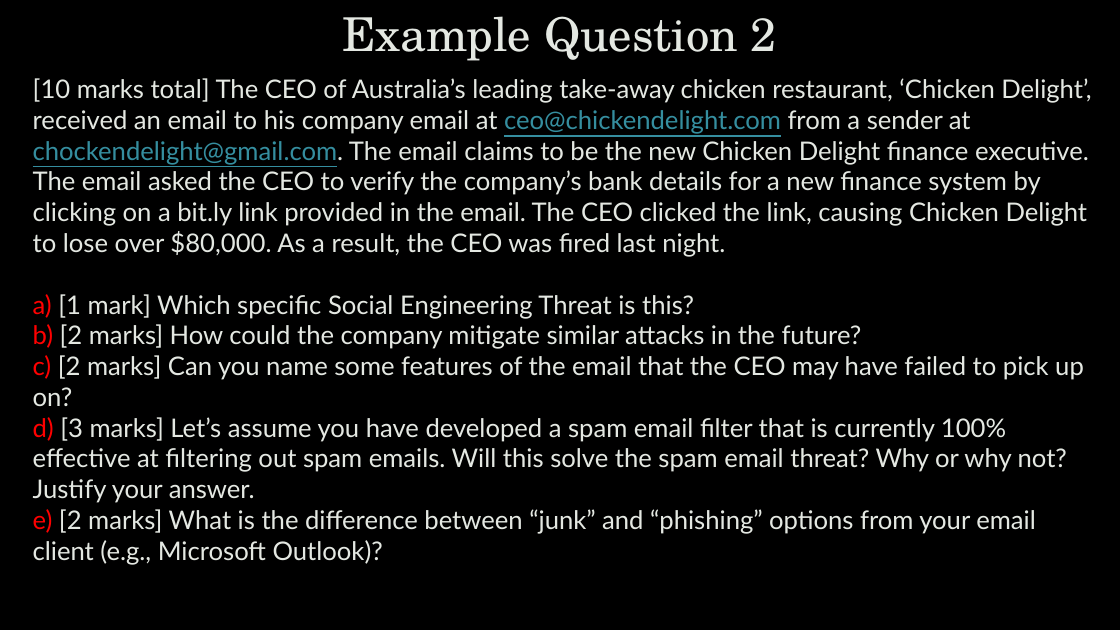
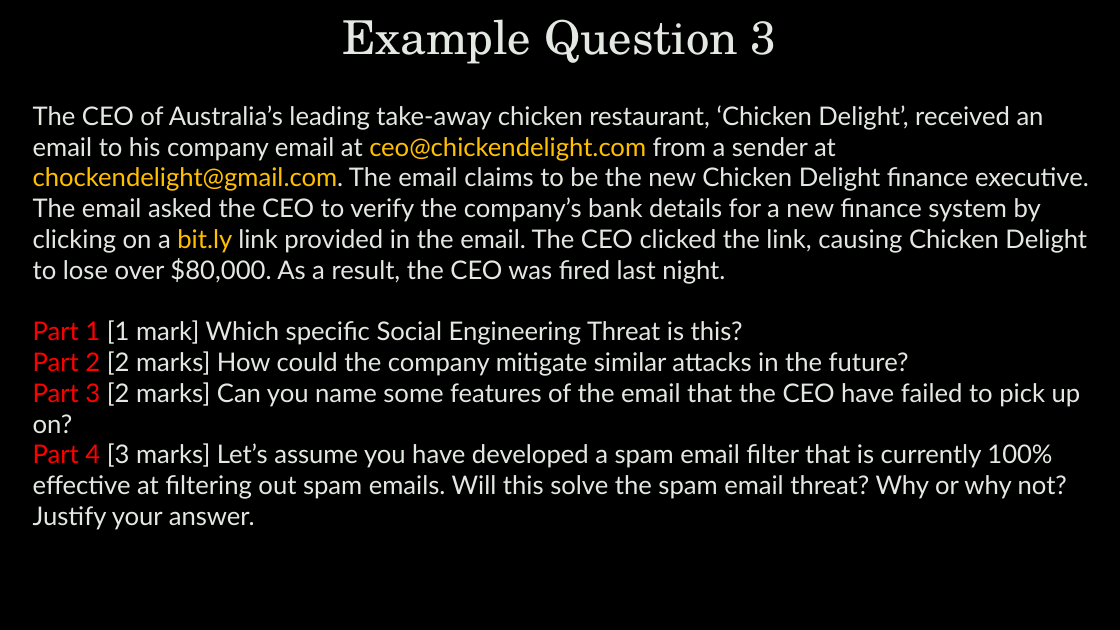
Before and after one commit to zhanyixinghua/cits1003, a slide deck: slide 22 of cits1003-lecture_slides/CITS1003-B ExamExampleQ-exercises.pptx (slide 23 before the commit). Drawn at 1120x630 pixels with LibreOffice and Linux fonts; fonts in the diff are those of the drawing; background and template pictures are left out. Boxes give left, top, right and bottom in pixels: in the first picture for what was removed or moved away, otherwise in the second. Text is boxed around its words. In the diff, an @@ line names an element or a change of style, - is before the commit and + after.

```diff
--- a/cits1003-lecture_slides/CITS1003-B ExamExampleQ-exercises.pptx
+++ b/cits1003-lecture_slides/CITS1003-B ExamExampleQ-exercises.pptx
@@ title at box(342, 19, 777, 64): text changed @@
-Example Question 2
+Example Question 3
@@ text at box(33, 105, 1089, 499): text changed @@
-[10 marks total] The CEO of Australia’s leading take-away chicken restaurant, ‘Chicken Delight’, received an email to his company email at ceo@chickendelight.com from a sender at chockendelight@gmail.com. The email claims to be the new Chicken Delight finance executive. The email asked the CEO to verify the company’s bank details for a new finance system by clicking on a bit.ly link provided in the email. The CEO clicked the link, causing Chicken Delight to lose over $80,000. As a result, the CEO was fired last night.
-a) [1 mark] Which specific Social Engineering Threat is this?
-b) [2 marks] How could the company mitigate similar attacks in the future?
-c) [2 marks] Can you name some features of the email that the CEO may have failed to pick up on?
-d) [3 marks] Let’s assume you have developed a spam email filter that is currently 100% effective at filtering out spam emails. Will this solve the spam email threat? Why or why not? Justify your answer.
-e) [2 marks] What is the difference between “junk” and “phishing” options from your email client (e.g., Microsoft Outlook)?
+The CEO of Australia’s leading take-away chicken restaurant, ‘Chicken Delight’, received an email to his company email at ceo@chickendelight.com from a sender at chockendelight@gmail.com. The email claims to be the new Chicken Delight finance executive. The email asked the CEO to verify the company’s bank details for a new finance system by clicking on a bit.ly link provided in the email. The CEO clicked the link, causing Chicken Delight to lose over $80,000. As a result, the CEO was fired last night.
+Part 1 [1 mark] Which specific Social Engineering Threat is this?
+Part 2 [2 marks] How could the company mitigate similar attacks in the future?
+Part 3 [2 marks] Can you name some features of the email that the CEO have failed to pick up on?
+Part 4 [3 marks] Let’s assume you have developed a spam email filter that is currently 100% effective at filtering out spam emails. Will this solve the spam email threat? Why or why not? Justify your answer.
```
Also in this commit, not shown: 33 other slides changed, 27 slides added, 15 slides removed.
